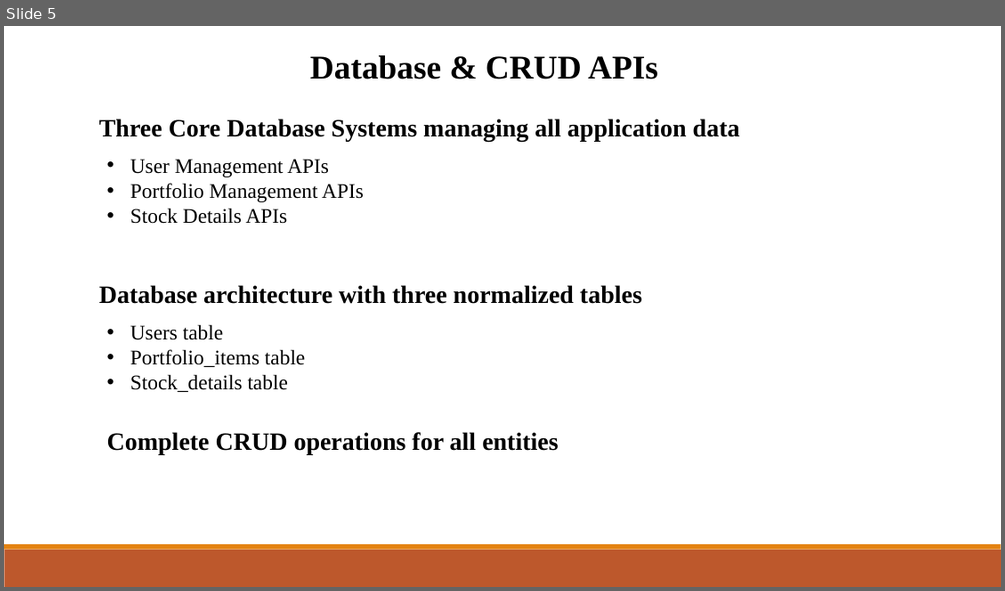
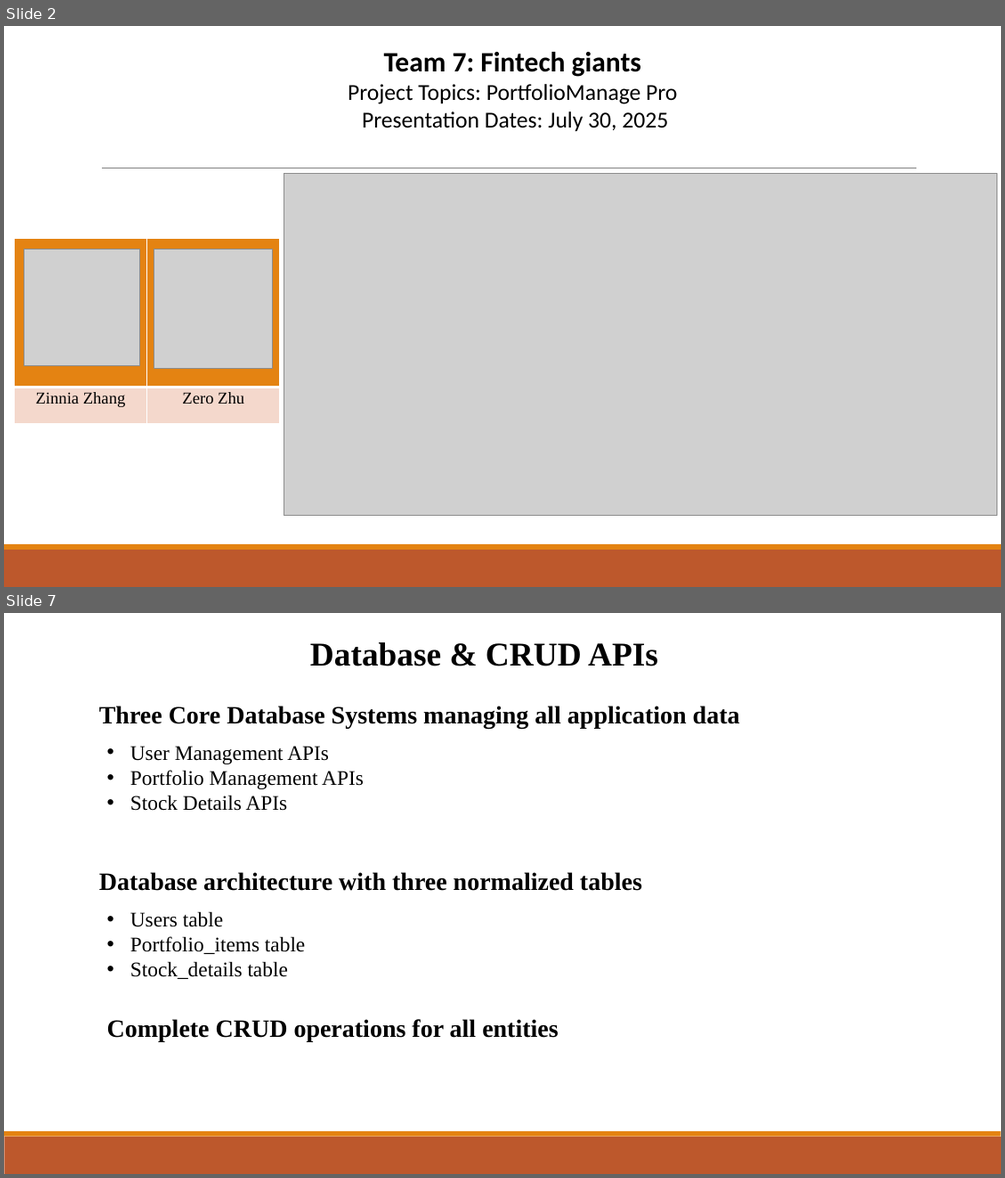
Before and after one commit to mimanchiou/seven, a slide deck: Final_ppt.pptx. Shown one above the other, each under a label of ours: slide 5 before the commit, slides 2 and 7 after it; the slides between them are not shown. The pictures are 1005x591 and 1005x1178 pixels, drawn with LibreOffice and Linux fonts; fonts in the diff are those of the drawing; grey boxes stand for pictures. Boxes give left, top, right and bottom in pixels: in the first picture for what was removed or moved away, otherwise in the second. Text is boxed around its words. In the diff, an @@ line names an element or a change of style, - is before the commit and + after.

```diff
--- a/Final_ppt.pptx
+++ b/Final_ppt.pptx
@@ slide 2 added at bbox=[4, 26, 1001, 587], background #FFFFFF; not listed: 2 template elements that a slide beside it also shows @@
@@ text added at bbox=[348, 52, 677, 131], 22 pt, text #000000 @@
+Team 7: Fintech giants
+Project Topics: PortfolioManage Pro
+Presentation Dates: July 30, 2025
@@ line added from (102, 168) to (917, 168), #808080 0.5 pt @@
@@ picture added at bbox=[283, 174, 997, 516] @@
@@ table added at bbox=[15, 239, 281, 424], 2 rows, 2 columns @@
+ | 
+Zinnia Zhang | Zero Zhu
@@ picture added at bbox=[24, 249, 140, 365] @@
@@ picture added at bbox=[154, 249, 273, 369] @@
@@ what was slide 5 is now slide 7 @@
```
Also in this commit, not shown: 4 slides changed, 11 other slides added, 10 slides removed.
